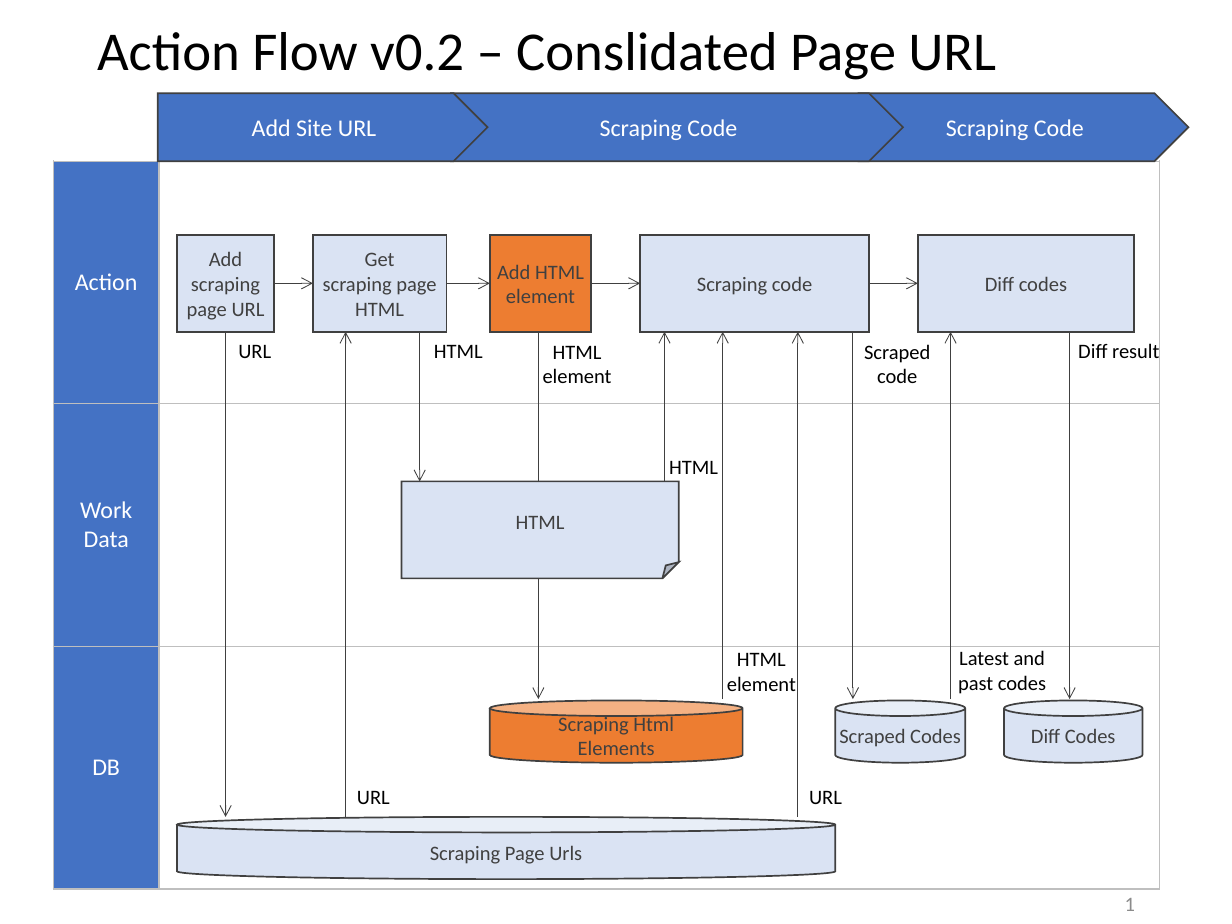
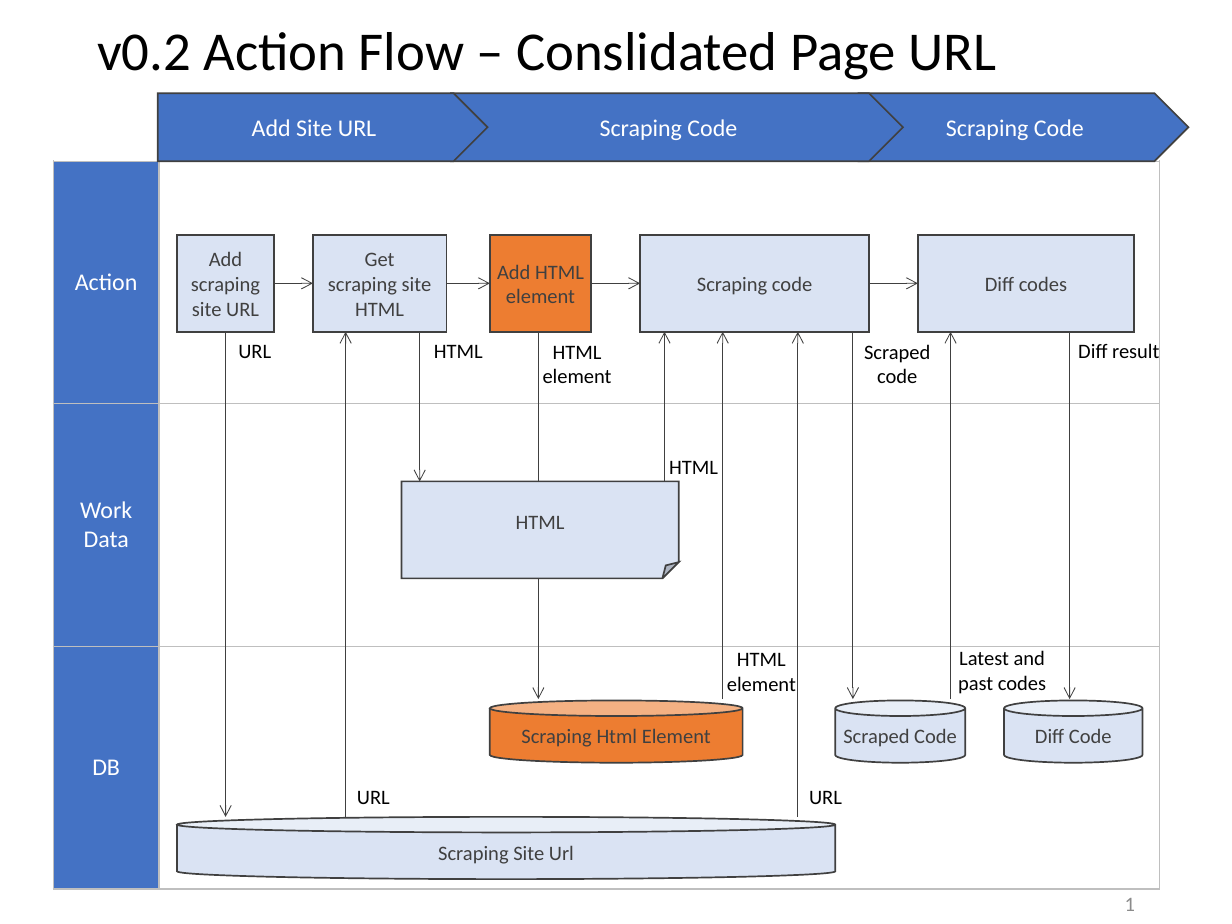
Before and after one commit to 256hax/ujull, a slide deck: slide 1 of line-markers/docs/requirements_definition.pptx. Drawn at 1232x924 pixels with LibreOffice and Linux fonts; fonts in the diff are those of the drawing. Boxes give left, top, right and bottom in pixels: in the first picture for what was removed or moved away, otherwise in the second. Text is boxed around its words. In the diff, an @@ line names an element or a change of style, - is before the commit and + after.

```diff
--- a/line-markers/docs/requirements_definition.pptx
+++ b/line-markers/docs/requirements_definition.pptx
@@ title at bbox=[97, 32, 996, 80]: text changed @@
-Action Flow v0.2 – Conslidated Page URL
+v0.2 Action Flow – Conslidated Page URL
@@ text in rectangle at bbox=[328, 277, 432, 295]: text changed @@
-scraping page
+scraping site
@@ text in rectangle at bbox=[192, 302, 259, 316]: text changed @@
-page URL
+site URL
@@ text in cylinder at bbox=[521, 728, 711, 747]: text changed @@
-Scraping Html
-Elements
+Scraping Html Element
@@ text in cylinder at bbox=[843, 728, 957, 747]: text changed @@
-Scraped Codes
+Scraped Code
@@ text in cylinder at bbox=[1035, 728, 1112, 743]: text changed @@
-Diff Codes
+Diff Code
@@ text in cylinder at bbox=[438, 845, 574, 864]: text changed @@
-Scraping Page Urls
+Scraping Site Url
```
Also in this commit, not shown: 1 other slide changed, 1 slide added.
